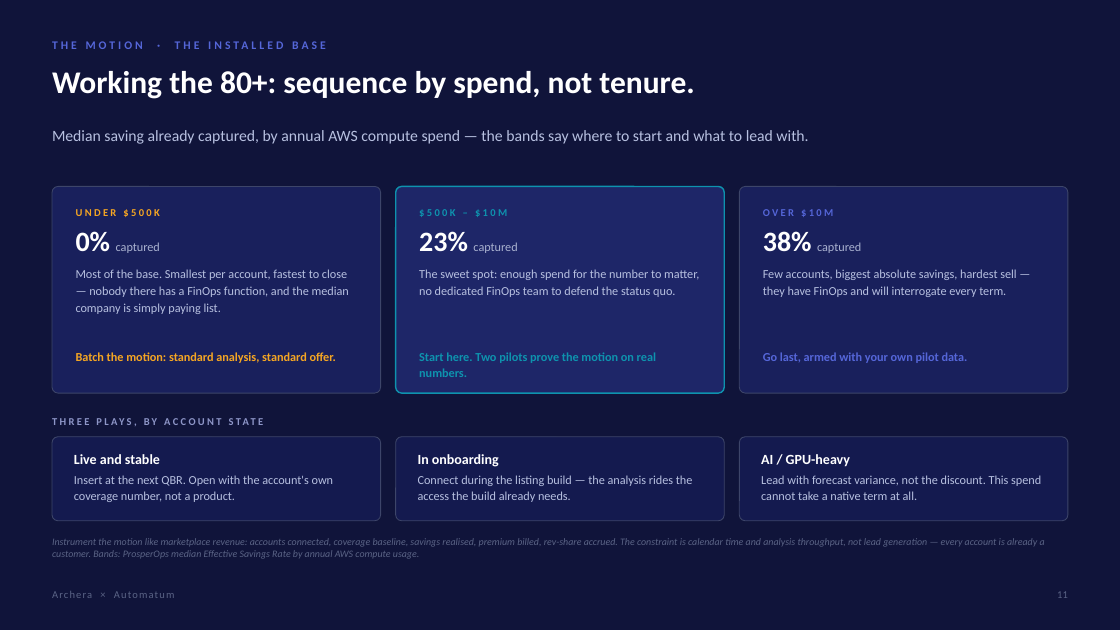
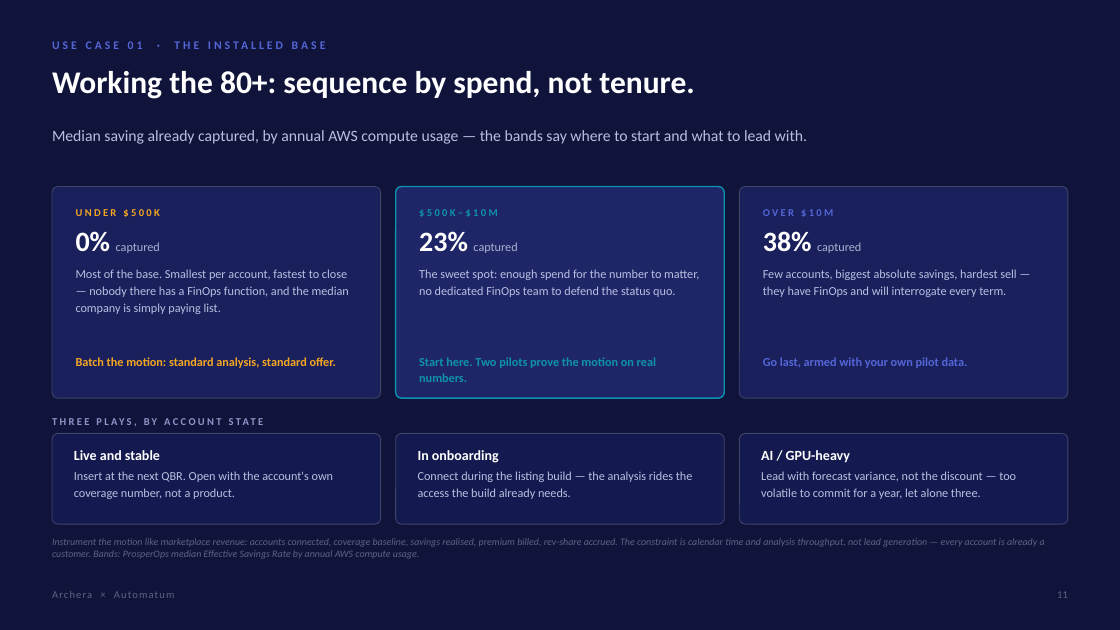
Before and after one commit to KianteEvans/barberbook, a slide deck: slide 11 of decks/Archera-for-Automatum.pptx. Drawn at 1120x630 pixels with LibreOffice and Linux fonts; fonts in the diff are those of the drawing. Boxes give left, top, right and bottom in pixels: in the first picture for what was removed or moved away, otherwise in the second. Text is boxed around its words. In the diff, an @@ line names an element or a change of style, - is before the commit and + after.

```diff
--- a/decks/Archera-for-Automatum.pptx
+++ b/decks/Archera-for-Automatum.pptx
@@ text at [52, 41, 143, 49]: text changed @@
-THE MOTION · THE INSTALLED BASE
+USE CASE 01 · THE INSTALLED BASE
@@ text at [52, 130, 807, 144]: text changed @@
-Median saving already captured, by annual AWS compute spend — the bands say where to start and what to lead with.
+Median saving already captured, by annual AWS compute usage — the bands say where to start and what to lead with.
@@ rounded rectangle: place and size @@
-rounded rectangle at [52, 187, 381, 393]
+rounded rectangle at [52, 187, 381, 398]
@@ rounded rectangle: place and size @@
-rounded rectangle at [396, 187, 724, 393]
+rounded rectangle at [396, 187, 724, 398]
@@ text at [419, 209, 498, 217]: spaces changed @@
-$500K – $10M
+$500K–$10M
@@ rounded rectangle: place and size @@
-rounded rectangle at [739, 187, 1068, 393]
+rounded rectangle at [739, 187, 1068, 398]
@@ 3 texts: place and size @@
-3 texts at [76, 352, 968, 377]
+3 texts at [76, 357, 968, 382]
@@ proportions changed in 3 elements at [52, 434, 381, 524], [396, 434, 724, 524], [739, 434, 1068, 524] @@
@@ 3 texts: place and size @@
-3 texts at [74, 454, 850, 467]
+3 texts at [74, 450, 850, 463]
@@ text "Insert at the next QBR. ...": place and size @@
-text "Insert at the next QBR. ..." at [74, 475, 333, 502]
+text "Insert at the next QBR. ..." at [74, 471, 333, 499]
@@ text "Connect during the listing build ...": place and size @@
-text "Connect during the listing build ..." at [418, 475, 693, 502]
+text "Connect during the listing build ..." at [418, 471, 693, 499]
@@ text at [761, 471, 1016, 499]: text changed @@
-Lead with forecast variance, not the discount. This spend cannot take a native term at all.
+Lead with forecast variance, not the discount — too volatile to commit for a year, let alone three.
```
Also in this commit, not shown: 19 other slides changed, 2 other files.
